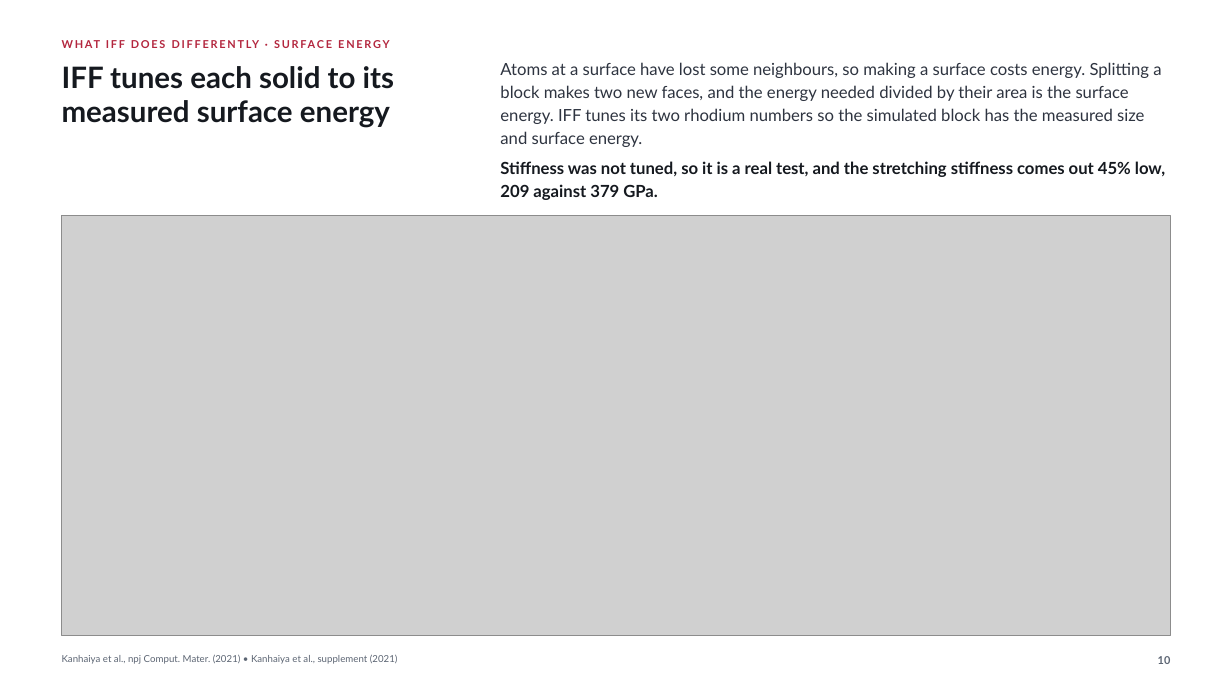
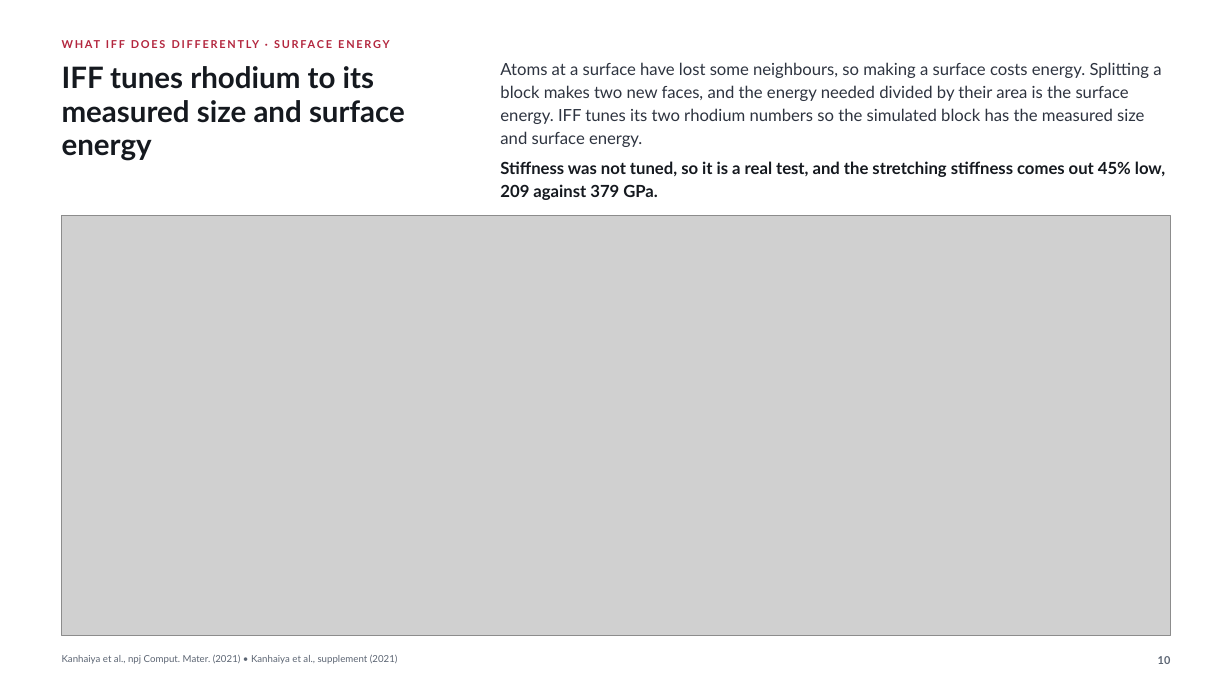
Before and after one commit to fl-sean03/fl-sean03.github.io, a slide deck: slide 10 of static/decks/interface-force-field/downloads/iff-visual-showcase.pptx. Drawn at 1232x693 pixels with LibreOffice and Linux fonts; fonts in the diff are those of the drawing; grey boxes stand for pictures. Boxes give left, top, right and bottom in pixels: in the first picture for what was removed or moved away, otherwise in the second. Text is boxed around its words. In the diff, an @@ line names an element or a change of style, - is before the commit and + after.

```diff
--- a/static/decks/interface-force-field/downloads/iff-visual-showcase.pptx
+++ b/static/decks/interface-force-field/downloads/iff-visual-showcase.pptx
@@ text at bbox=[62, 66, 374, 89]: text changed @@
-IFF tunes each solid to its
+IFF tunes rhodium to its
@@ text at bbox=[62, 100, 405, 123]: text changed @@
-measured surface energy
+measured size and surface
@@ text added at bbox=[62, 139, 152, 161], 23 pt, text #15191F, bold @@
+energy
```
Also in this commit, not shown: 7 other slides changed, 33 other files.
